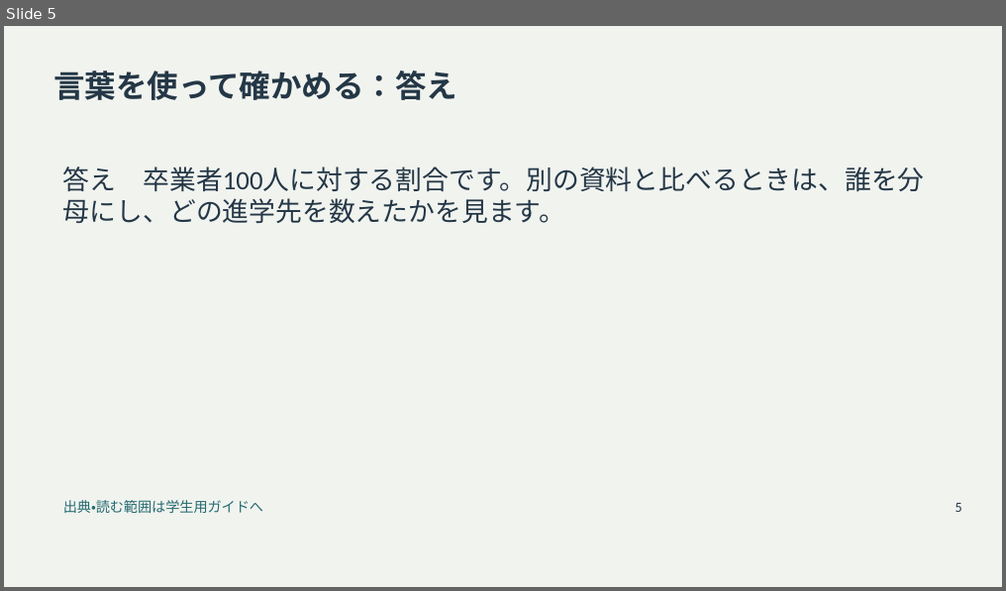
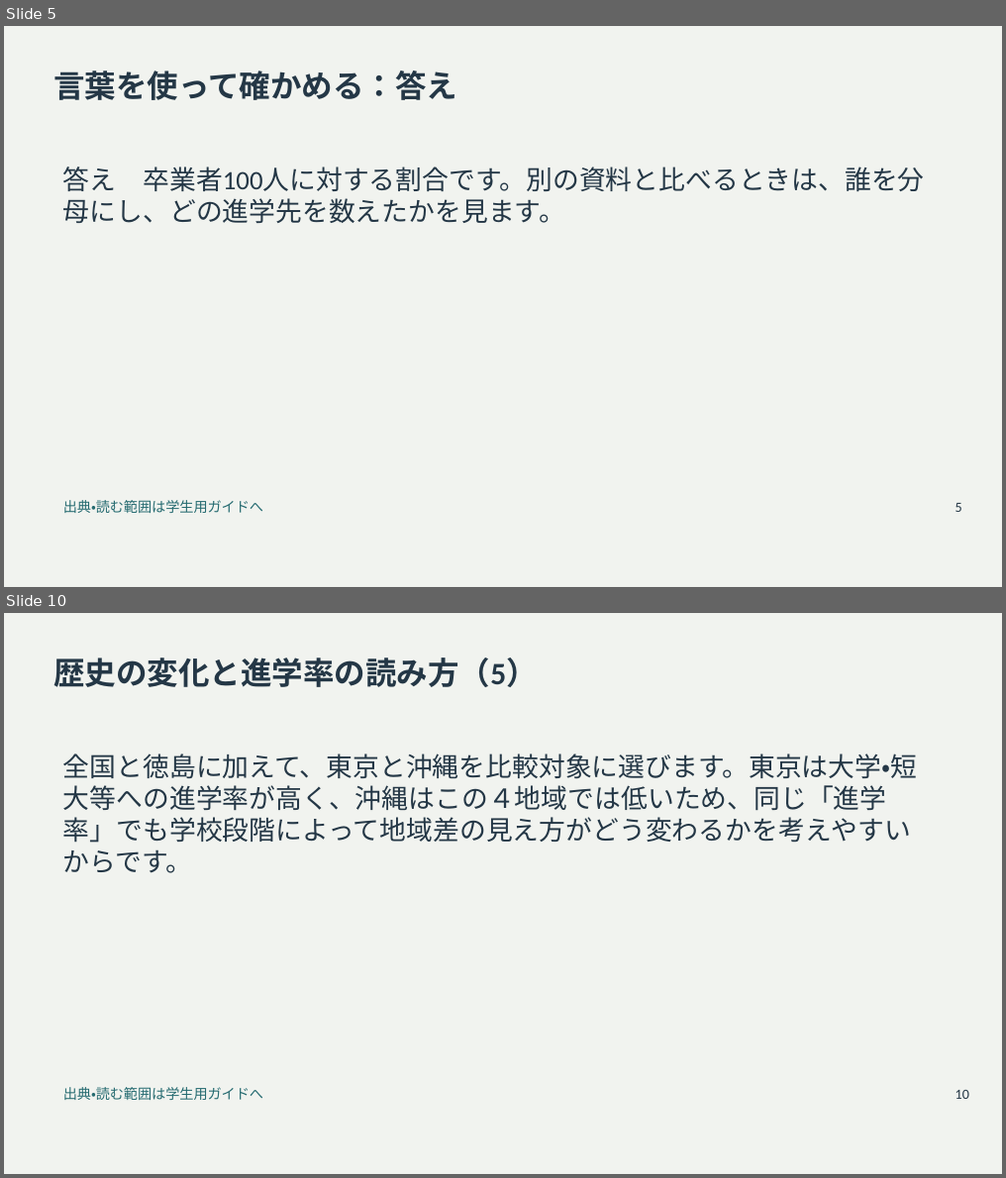
Before and after one commit to zooc-14calbp/industrial-education-i, a slide deck: reorganized/20261105/main/04/slides.pptx. Shown one above the other, each under a label of ours: slide 5 before the commit, slides 5 and 10 after it; the slides between them are not shown. The pictures are 1006x591 and 1006x1178 pixels, drawn with LibreOffice and Linux fonts; fonts in the diff are those of the drawing. Boxes give left, top, right and bottom in pixels: in the first picture for what was removed or moved away, otherwise in the second. Text is boxed around its words. In the diff, an @@ line names an element or a change of style, - is before the commit and + after.

```diff
--- a/reorganized/20261105/main/04/slides.pptx
+++ b/reorganized/20261105/main/04/slides.pptx
@@ slide 10 added at (4,613,1002,1174), background #F1F3EF @@
@@ title added at (54,658,537,687), 30 pt, text #243746, bold @@
+歴史の変化と進学率の読み方（5）
@@ text added at (63,754,917,873), 25.5 pt, text #243746 @@
+全国と徳島に加えて、東京と沖縄を比較対象に選びます。東京は大学・短大等への進学率が高く、沖縄はこの４地域では低いため、同じ「進学率」でも学校段階によって地域差の見え方がどう変わるかを考えやすいからです。
@@ text added at (63,1087,263,1100), 13.5 pt, text #246A70 @@
+出典・読む範囲は学生用ガイドへ
@@ text added at (955,1090,969,1099), 13.5 pt, text #243746 @@
+10
```
Also in this commit, not shown: 15 slides changed, 15 other slides added, 17 other files.
